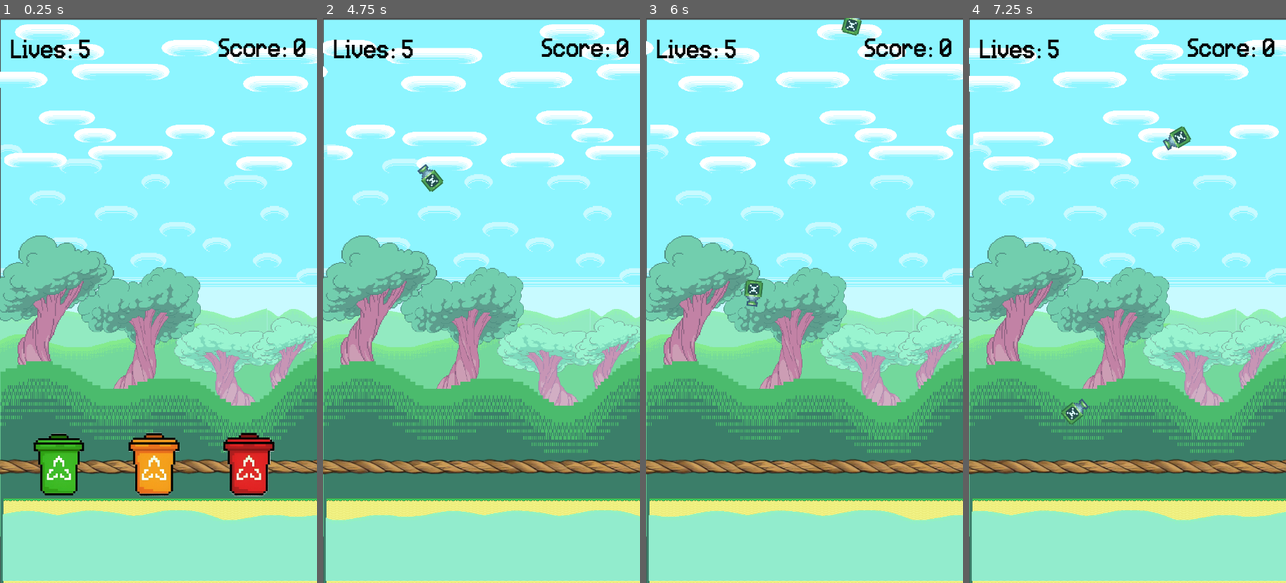
Above: before the commit, frames 1-4 (left to right).
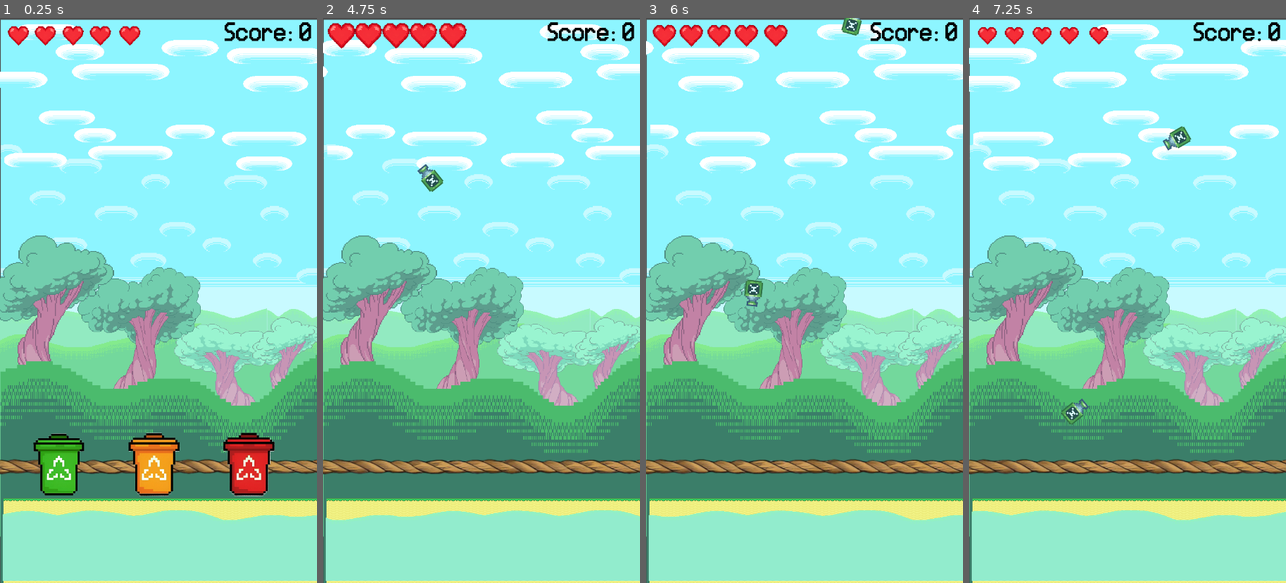
Above: after the commit, the same moments.

Repository: RaFYWStud/Project_GameDev
Game: Godot game, scene res://Scenes/main.tscn
Two runs of this game, one before a commit and one after it. Both use one fixed random seed, a clock stepped at 60 frames per second and the inputs below.
Inputs (mouse positions are in pixels of both pictures, inside the frame that each line leads up to):
- Up to frame 1 (0.25 s): no input
- Up to frame 2 (4.75 s): move the mouse to (551, 272) at 0.52 s; click (551, 272) at 0.67 s; drag from (418, 328) to (487, 554) at 1.27 s; move the mouse to (513, 176) at 2.02 s; click (513, 176) at 2.17 s; drag from (465, 413) to (544, 464) at 2.77 s; move the mouse to (576, 385) at 3.52 s; click (576, 385) at 3.67 s; drag from (386, 215) to (627, 464) at 4.27 s
- Up to frame 3 (6 s): move the mouse to (820, 300) at 5.02 s; click (820, 300) at 5.17 s; drag from (756, 159) to (741, 328) at 5.77 s
- Up to frame 4 (7.25 s): move the mouse to (1197, 272) at 6.52 s; click (1197, 272) at 6.67 s

The runs differ from the first frame. In frame 1, 1.9% of the frame differs, in the area x 2-99%, y 0-8%; in frame 2, 2.5%, in the area x 1-99%, y 0-8%; in frame 3, 2.1%; in frame 4, 1.8%.

Commit message:
Menambah UI untuk nyawa dan memberikan animasi detak jantung untuk nyawa

Diff:
--- /dev/null
+++ b/Scenes/HeartBeat.gdshader
@@ -0,0 +1,10 @@
+shader_type canvas_item;
+
+uniform float pulse_speed : hint_range(0.5, 5.0) = 3.5;  // Kecepatan detak
+uniform float scale_amount : hint_range(0.1, 1.0) = 0.1; // Seberapa besar skalanya
+
+void fragment() {
+    vec2 center = vec2(0.5, 0.5);  // Pusat sprite (normalisasi koordinat UV)
+    float pulse = sin(TIME * pulse_speed) * scale_amount + 1.0;  // Animasi detak jantung
+    COLOR = texture(TEXTURE, UV * pulse + center * (1.0 - pulse));  // Efek zoom
+}
--- a/Scenes/MainSceneTrash.gd
+++ b/Scenes/MainSceneTrash.gd
@@ -12,7 +12,7 @@
 var lives = 5
 var score = 0
 
-@onready var lives_label = $LivesLabel
+@onready var lives_node = $Lives  # Akses node Lives
 @onready var score_label = $ScoreLabel
 
 func _ready():
@@ -60,16 +60,21 @@
 
 func reduce_lives():
 	lives -= 1
-	update_ui()
+
+	# Menghapus sprite nyawa terakhir
+	if lives_node.get_child_count() > 0:
+		var last_life = lives_node.get_child(lives_node.get_child_count() -1)  # Ambil sprite terakhir
+		last_life.queue_free()  # Hapus sprite
+
 	if lives <= 0:
 		game_over()
 
 func update_ui():
-	lives_label.text = "Lives: " + str(lives)
 	score_label.text = "Score: " + str(score)
 
 func game_over():
 	print("Game Over!")  # Ganti dengan logika game over yang sesuai
+	# Tambahkan logika untuk menampilkan layar game over atau restart permainan
 
 # Fungsi yang dipanggil ketika sampah memasuki area tempat sampah
 func _on_bin_area_entered(trash: Area2D, bin_name: String):
--- a/Scenes/main.tscn
+++ b/Scenes/main.tscn
@@ -24,6 +24,8 @@
 [ext_resource type="Texture2D" uid="uid://bqu62wb33d877" path="res://Assets/ManualAsset/TrashBin/red_closed.png" id="18_wb4bs"]
 [ext_resource type="Texture2D" uid="uid://cv3fn86lgig4d" path="res://Assets/ManualAsset/TrashBin/red_opened.png" id="19_pksyd"]
 [ext_resource type="FontFile" uid="uid://c6iy4fydtc4b0" path="res://Assets/ManualAsset/Fonts/easvhs.ttf" id="24_f6qqn"]
+[ext_resource type="Shader" path="res://Scenes/HeartBeat.gdshader" id="25_g73im"]
+[ext_resource type="Texture2D" uid="uid://bnylsltjvu4yq" path="res://Assets/ManualAsset/Heart.png" id="25_sa8td"]
 
 [sub_resource type="ShaderMaterial" id="ShaderMaterial_6os7s"]
 shader = ExtResource("7_u4kkr")
@@ -88,6 +90,11 @@
 [sub_resource type="RectangleShape2D" id="RectangleShape2D_kepxm"]
 size = Vector2(12.0524, 77.6397)
 
+[sub_resource type="ShaderMaterial" id="ShaderMaterial_lb75x"]
+shader = ExtResource("25_g73im")
+shader_parameter/pulse_speed = 1.0
+shader_parameter/scale_amount = 0.2
+
 [node name="Main" type="Node2D"]
 position = Vector2(352, 645)
 script = ExtResource("1_xjxiu")
@@ -257,23 +264,11 @@
 
 [node name="Camera2D" type="Camera2D" parent="."]
 
-[node name="LivesLabel" type="Label" parent="."]
-offset_left = -380.0
-offset_top = -620.0
-offset_right = -107.0
-offset_bottom = -508.0
-theme_override_colors/font_color = Color(0, 0, 0, 1)
-theme_override_fonts/font = ExtResource("24_f6qqn")
-theme_override_font_sizes/font_size = 50
-text = "Lives = 5"
-horizontal_alignment = 1
-vertical_alignment = 1
-
 [node name="ScoreLabel" type="Label" parent="."]
-offset_left = 135.0
-offset_top = -620.0
-offset_right = 339.0
-offset_bottom = -514.0
+offset_left = 147.0
+offset_top = -656.0
+offset_right = 352.0
+offset_bottom = -550.0
 theme_override_colors/font_color = Color(0, 0, 0, 1)
 theme_override_fonts/font = ExtResource("24_f6qqn")
 theme_override_font_sizes/font_size = 50
@@ -281,6 +276,35 @@
 horizontal_alignment = 1
 vertical_alignment = 1
 
+[node name="Lives" type="Node2D" parent="."]
+material = SubResource("ShaderMaterial_lb75x")
+scale = Vector2(0.2, 0.2)
+
+[node name="Lives1" type="Sprite2D" parent="Lives"]
+use_parent_material = true
+position = Vector2(-1590, -3000)
+texture = ExtResource("25_sa8td")
+
+[node name="Lives2" type="Sprite2D" parent="Lives"]
+use_parent_material = true
+position = Vector2(-1285, -3000)
+texture = ExtResource("25_sa8td")
+
+[node name="Lives3" type="Sprite2D" parent="Lives"]
+use_parent_material = true
+position = Vector2(-970, -3000)
+texture = ExtResource("25_sa8td")
+
+[node name="Lives4" type="Sprite2D" parent="Lives"]
+use_parent_material = true
+position = Vector2(-660, -3000)
+texture = ExtResource("25_sa8td")
+
+[node name="Lives5" type="Sprite2D" parent="Lives"]
+use_parent_material = true
+position = Vector2(-325, -3000)
+texture = ExtResource("25_sa8td")
+
 [connection signal="area_entered" from="WaterArea" to="." method="_on_water_area_entered"]
 [connection signal="area_entered" from="TrashBinGroup/OrganicBin" to="." method="_on_organic_bin_area_entered"]
 [connection signal="area_entered" from="TrashBinGroup/AnorganicBin" to="." method="_on_area_2d_area_entered"]
Binary file added: Assets/ManualAsset/Heart.png
Not shown, added: Assets/ManualAsset/Heart.png.import
Not shown: 1 places in Scenes/main.tscn that only renumber resources
